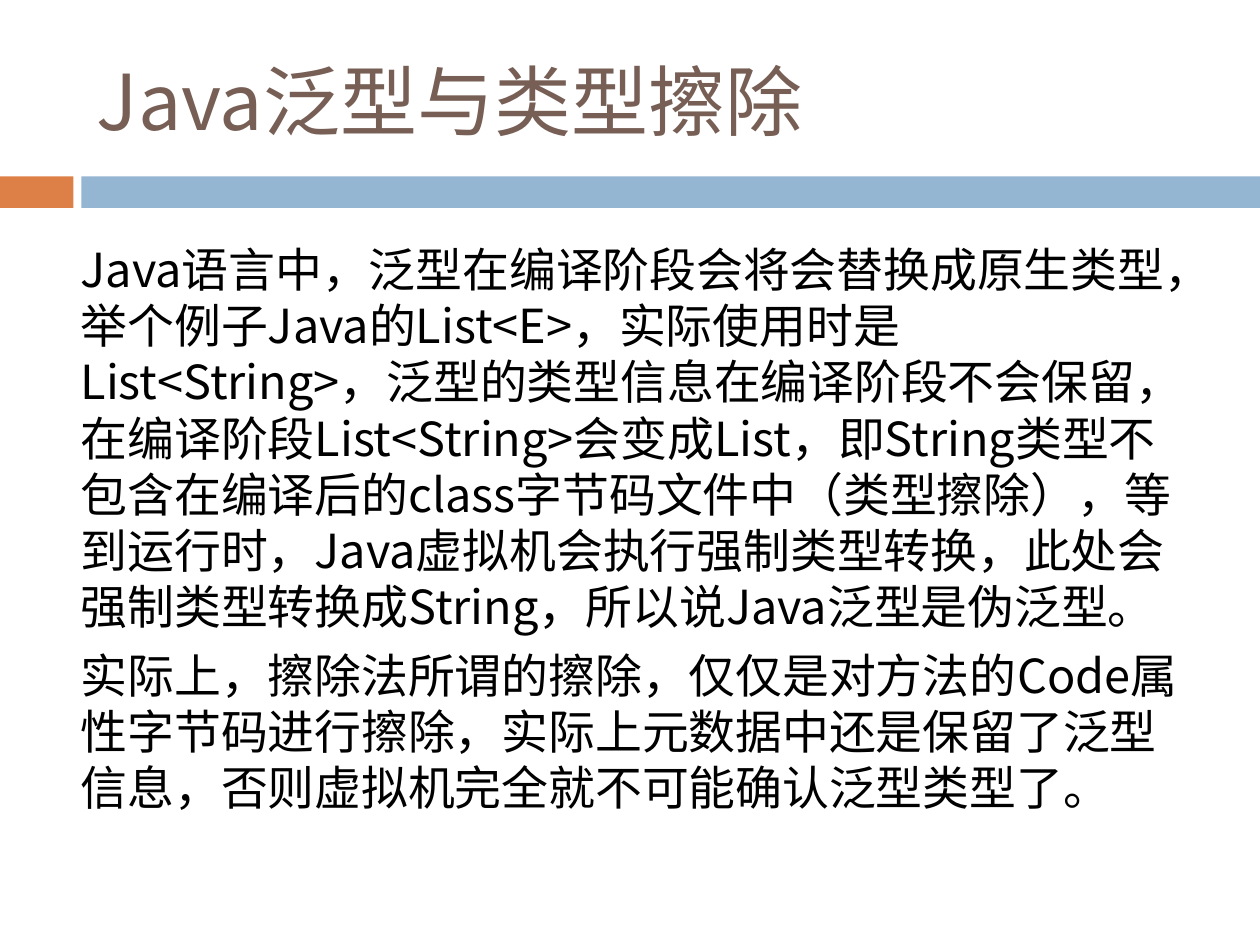
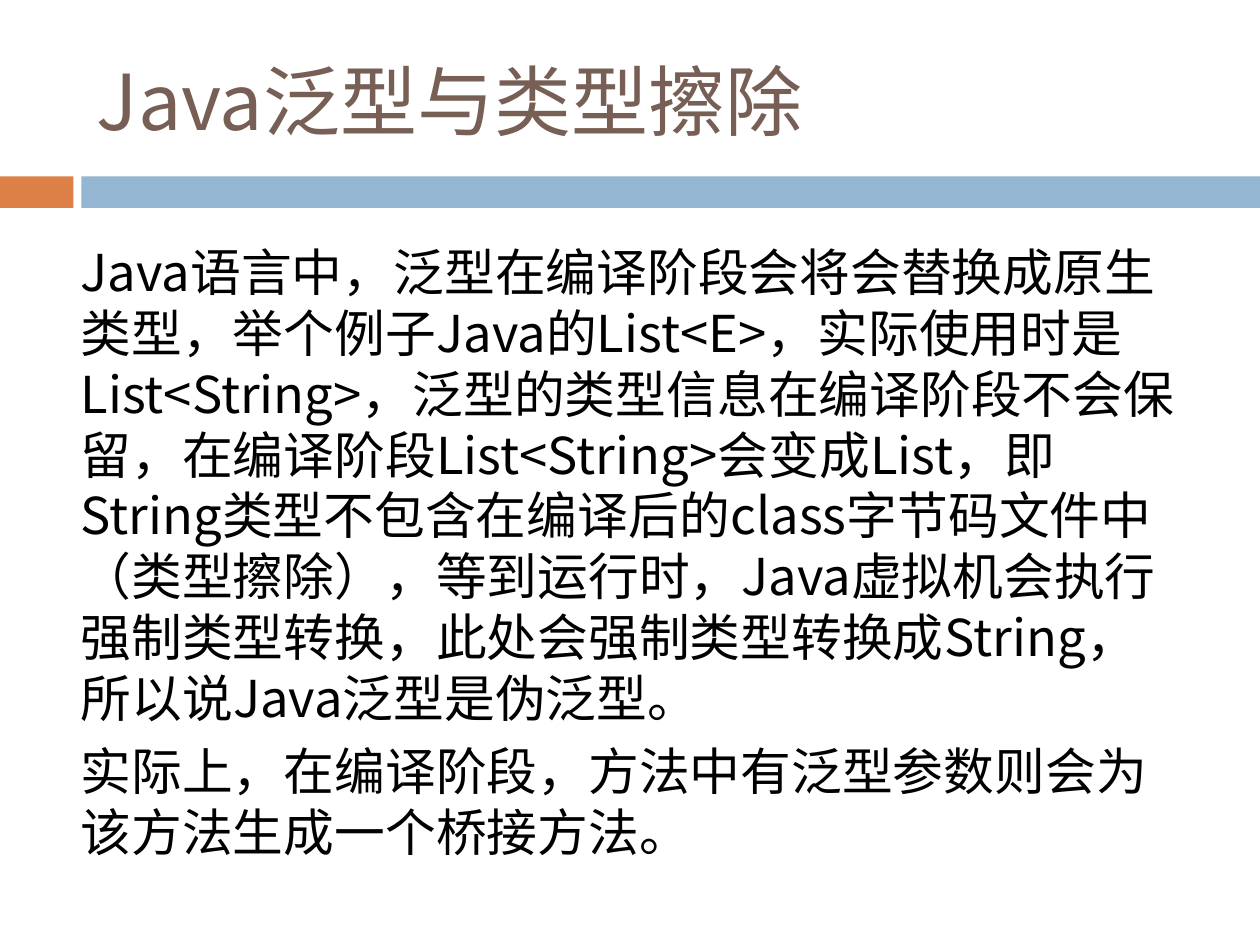
Before and after one commit to Costriod/study, a slide deck: slide 32 of Java基础.pptx. Drawn at 1260x945 pixels with LibreOffice and Linux fonts; fonts in the diff are those of the drawing. Boxes give left, top, right and bottom in pixels: in the first picture for what was removed or moved away, otherwise in the second. Text is boxed around its words. In the diff, an @@ line names an element or a change of style, - is before the commit and + after.

```diff
--- a/Java基础.pptx
+++ b/Java基础.pptx
@@ text at box(81, 248, 1175, 722): size 26.8 to 29 pt in "Java语言中，泛型在编译阶段会将会替换成原生类型，举个例子Java的List<E>，实际使用时是List<String ..." @@
@@ text at box(81, 747, 1147, 855): text changed; size 26.8 to 29 pt @@
-实际上，擦除法所谓的擦除，仅仅是对方法的Code属性字节码进行擦除，实际上元数据中还是保留了泛型信息，否则虚拟机完全就不可能确认泛型类型了。
+实际上，在编译阶段，方法中有泛型参数则会为该方法生成一个桥接方法。
```
Also in this commit, not shown: 2 other slides changed.
